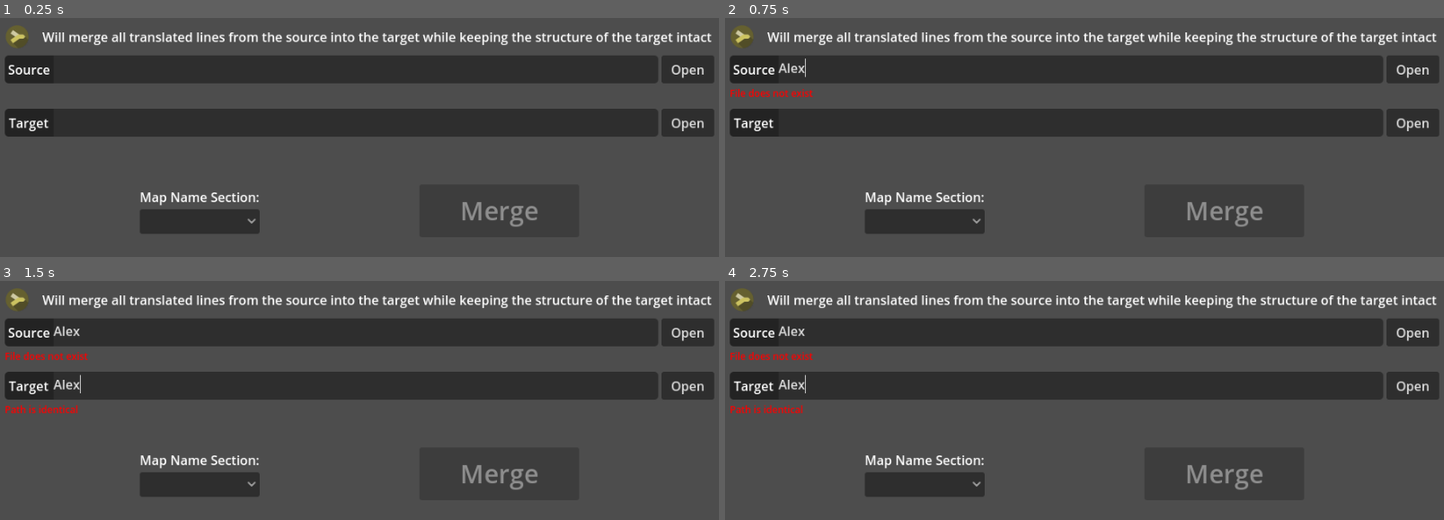
Above: before the commit, frames 1-4 (two rows, left to right).
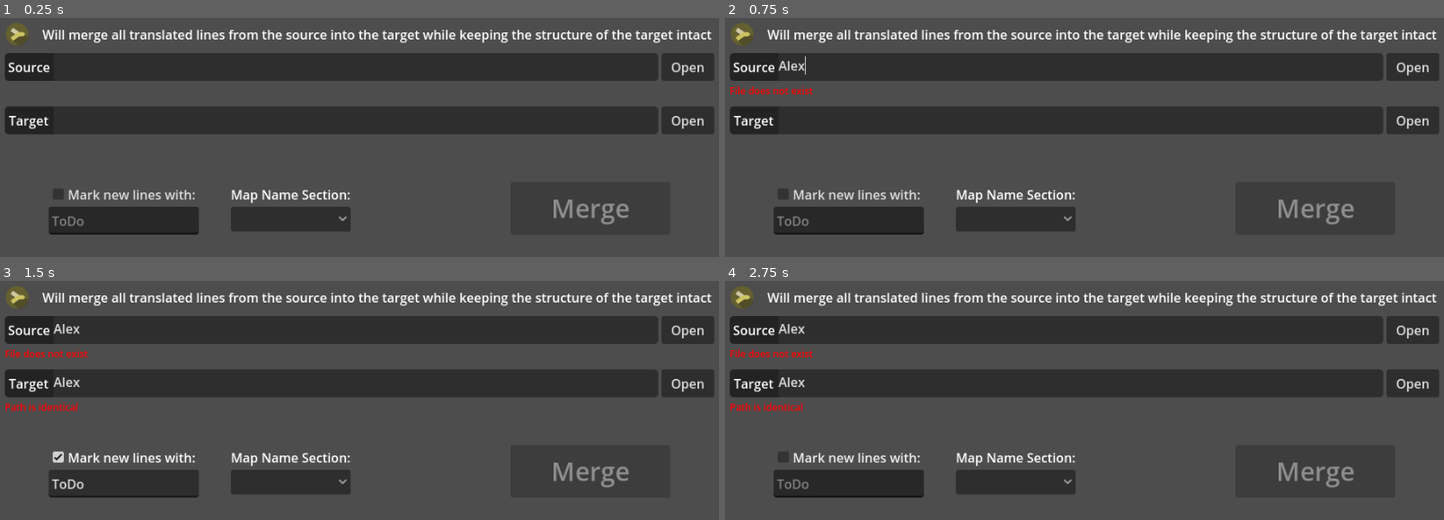
Above: after the commit, the same moments.

Repository: KoB-Kirito/Essential-Translation-Helper
Game: Godot game, scene res://program/intro.tscn
Same seed, same stepped clock (60 frames per second), same inputs: the game is played once before the commit and once after it.
Inputs (mouse positions are in pixels of both pictures, inside the frame that each line leads up to):
- Up to frame 1 (0.25 s): no input
- Up to frame 2 (0.75 s): click (1084, 70) at 0.52 s; type "Alex" at 0.6 s
- Up to frame 3 (1.5 s): click (359, 386) at 0.75 s; type "Alex" at 0.83 s; click (122, 457) at 1.25 s, where only the run after the commit has a clickable "Mark new lines with:"
- Up to frame 4 (2.75 s): click (847, 457) at 2 s, where only the run after the commit has a clickable "Mark new lines with:"

The runs differ from the first frame. In frame 1, 11% of the frame differs, in the area x 0-100%, y 2-91%; in frame 2, 11%; in frame 3, 12%; in frame 4, 12%.

Commit message:
Fix ToDos, improve ToDos, mark whole sections

Diff:
--- a/program/intro.gd
+++ b/program/intro.gd
@@ -5,11 +5,14 @@
 
 
 func _ready() -> void:
+	# reset settings to saved settings
 	Settings.load_settings()
 	%SourcePathTextEdit.text = Settings.source_path
 	handle_changed_path(%SourcePathTextEdit, %SourceInfoLabel, false)
 	%TargetPathTextEdit.text = Settings.target_path
 	handle_changed_path(%TargetPathTextEdit, %TargetInfoLabel, true)
+
+	#TODO: currently unused, make todo configurable
 	%MarkNewTextEdit.text = Settings.mark_new_lines_text
 
 	var window = get_window()
@@ -45,11 +48,11 @@
 		%TargetFileDialog.popup()
 
 
-func _on_source_native_file_dialog_file_selected(status: bool, selected_paths: PackedStringArray):
+func _on_source_native_file_dialog_file_selected(status: bool, selected_paths: PackedStringArray, _selected_filter_index: int):
 	if status:
 		_on_source_file_dialog_file_selected(selected_paths[0])
 
-func _on_target_native_file_dialog_file_selected(status: bool, selected_paths: PackedStringArray):
+func _on_target_native_file_dialog_file_selected(status: bool, selected_paths: PackedStringArray, _selected_filter_index: int):
 	if status:
 		DisplayServer.window_move_to_foreground(get_window().get_window_id())
 		_on_target_file_dialog_file_selected(selected_paths[0])
--- a/program/intro.tscn
+++ b/program/intro.tscn
@@ -170,7 +170,6 @@
 theme_override_constants/separation = 40
 
 [node name="OptionsContainer" type="VBoxContainer" parent="VBoxContainer/BottomContainer"]
-visible = false
 layout_mode = 2
 size_flags_horizontal = 4
 theme_override_constants/separation = 0
--- a/program/main.tscn
+++ b/program/main.tscn
@@ -699,6 +699,7 @@
 selecting_enabled = false
 drag_and_drop_selection_enabled = false
 caret_blink = true
+highlight_all_occurrences = true
 script = ExtResource("25_3ojfb")
 UI = NodePath("../../..")
 OtherEditor = NodePath("../SourceTextEdit")
--- a/program/singletons/data.gd
+++ b/program/singletons/data.gd
@@ -149,7 +149,7 @@
 
 
 func async_merge() -> void:
-	### Target ###
+	### Target File ###
 
 	var target: TargetData = TargetData.new(target_file_line_count)
 	var source: SourceData = SourceData.new(source_file_line_count)
@@ -214,7 +214,7 @@
 			if line.is_empty() or line.begins_with("#"):
 				# just ignore comments, they get marked later
 				# also stay at current type
-				# ToDo: allow custom commands?
+				# TODO: allow custom commands?
 				target.output += line + "\n"
 				continue
 
@@ -248,7 +248,7 @@
 					if section_is_new:
 						# look for already added translation though
 						if current_line in Data.target_lines_done or \
-								(original_line != line and original_line != remove_compiler_bugs(line) and not Settings.mark_new_lines_text in line):
+								(original_line != line and original_line != remove_compiler_bugs(line) and not contains_todo_mark(line)):
 							# line doesn't match original line and doesn't contain mark > already translated
 							target.line_icon[current_line] = Icon.TRANSLATED_LINE_FOUND
 
@@ -271,7 +271,7 @@
 
 						# check if already translated
 						if current_line in Data.target_lines_done or \
-								(original_line != line and original_line != remove_compiler_bugs(line) and not Settings.mark_new_lines_text in line):
+								(original_line != line and original_line != remove_compiler_bugs(line) and not contains_todo_mark(line)):
 							# line doesn't match original line and doesn't contain mark > already translated
 							target.line_icon[current_line] = Icon.TRANSLATED_LINE_FOUND
 
@@ -292,11 +292,6 @@
 					else:
 						# line found in source file
 						var translated_line := old_lines[pos + 1]
-						if translated_line != line and translated_line != remove_compiler_bugs(line):
-							target.line_icon[current_line] = Icon.TRANSLATED_LINE_PARSED
-
-						elif original_line != line and original_line != remove_compiler_bugs(line) and not Settings.mark_new_lines_text in line:
-							target.line_icon[current_line] = Icon.TRANSLATED_LINE_FOUND
 
 						# store where the line is in the source file
 						var source_current_line: int = source_section_data[section].line + 1 + pos + 1
@@ -317,15 +312,52 @@
 						found_positions.append(pos)
 						found_positions.append(pos + 1)
 
-						# check todo mark
-						if Settings.mark_new_lines_text in translated_line:
-							if numbered:
-								target.line_icon[current_line - 2] = Icon.ADDED_LINE
-							target.line_icon[current_line - 1] = Icon.ADDED_LINE
-							target.line_icon[current_line] = Icon.ADDED_LINE
-
-						# use translated line
-						target.output += translated_line + "\n"
+						# handle ToDo marks in souce
+						if contains_todo_mark(translated_line):
+							# source line is marked as todo
+
+							# target may be translated already
+							if original_line != line and original_line != remove_compiler_bugs(line) and not contains_todo_mark(line):
+								target.line_icon[current_line] = Icon.TRANSLATED_LINE_FOUND
+
+							else:
+								# target line is not translated yet
+								# mark as new
+								if numbered:
+									target.line_icon[current_line - 2] = Icon.ADDED_LINE
+								target.line_icon[current_line - 1] = Icon.ADDED_LINE
+								target.line_icon[current_line] = Icon.ADDED_LINE
+
+							# keep original line in both cases, filters out ToDo marks
+							target.output += line + "\n"
+							continue
+
+						# check if translated
+						if translated_line != line and translated_line != remove_compiler_bugs(line):
+							target.line_icon[current_line] = Icon.TRANSLATED_LINE_PARSED
+
+							# use translated line from source
+							target.output += translated_line + "\n"
+
+						elif original_line != line and original_line != remove_compiler_bugs(line):
+							target.line_icon[current_line] = Icon.TRANSLATED_LINE_FOUND
+
+							# keep translated line from target
+							target.output += line + "\n"
+
+						else:
+							# line is not translated in both files
+							#
+							# either doesn't need translation > intentional
+							# or was not marked as todo yet in the source file
+							#
+							# TODO: Mark those in another way in the future:
+							#       Orange? Question mark? Check = mark as Translated
+							#       (How to save translated for future diffs?=
+							#
+							# For now rely on always marking untranslated lines as todo
+							# and treating untranslated lines in both files as translated
+							target.output += line + "\n"
 
 		# after going through all lines in section
 
@@ -433,10 +465,8 @@
 		var current_section_line: int = -1
 
 		# setup type of section
-		var current_line_type: int = 0
+		var current_line_type: int = 1
 		var numbered: bool = source_section_data[section].numbered
-		if numbered:
-			current_line_type = 2
 
 		for line in source_section_lines[source_section_data[section].index]:
 				# for each line in section
@@ -453,40 +483,57 @@
 					# ToDo: allow custom commands?
 					continue
 
+				# track current line type, last type > current type
+				match current_line_type:
+					0: # original line
+						current_line_type = 1
+
+					1: # translated line
+						if numbered:
+							current_line_type = 2
+						else:
+							current_line_type = 0
+
+					2: # current_number
+						current_line_type = 0
+
 				if section_was_removed:
-					if not line.is_empty():
+					if current_line_type != 1: # translated
+						continue
+
+					if not contains_todo_mark(line):
+						if numbered:
+							source.line_icon[current_line - 2] = Icon.REMOVED_LINE
+						source.line_icon[current_line - 1] = Icon.REMOVED_LINE
 						source.line_icon[current_line] = Icon.REMOVED_LINE
 
-				elif not current_section_line in source_section_data[section].found_lines:
-					if not line.is_empty() and source.line_icon[current_line] != Icon.EDITED_LINE:
-						source.line_icon[current_line] = Icon.REMOVED_LINE
-
-						if not section in source.removed_sections and not section in source.edited_sections:
-							source.edited_sections.append(section)
-
-					# check if edited
-					if numbered:
-						match current_line_type:
-							0: # original line
-								current_line_type = 1
-
-							1: # translated line
-								current_line_type = 2
-
-							2: # current_number
-								current_line_type = 0
-
-								if source.line_icon[current_line] == Icon.REMOVED_LINE:
-									var t_line_number: int = get_number_position(int(line), target_section_lines[target_section_data[section].index])
-									if t_line_number >= 0:
-										source.line_icon[current_line] = Icon.EDITED_LINE
-										source.line_icon[current_line + 1] = Icon.EDITED_LINE
-										source.line_icon[current_line + 2] = Icon.EDITED_LINE
-
-										var g_t_line_number: int = target_section_data[section].line + 1 + t_line_number
-										target.line_icon[g_t_line_number] = Icon.EDITED_LINE
-										target.line_icon[g_t_line_number + 1] = Icon.EDITED_LINE
-										target.line_icon[g_t_line_number + 2] = Icon.EDITED_LINE
+					continue
+
+				# line was not found in target file
+				if not current_section_line in source_section_data[section].found_lines:
+					if current_line_type == 1: # translated
+
+						if source.line_icon[current_line] != Icon.EDITED_LINE and not contains_todo_mark(line):
+							if numbered:
+								# compare for edit
+								var t_line_number: int = get_number_position(int(line), target_section_lines[target_section_data[section].index])
+								if t_line_number >= 0:
+									source.line_icon[current_line - 2] = Icon.EDITED_LINE
+									source.line_icon[current_line - 1] = Icon.EDITED_LINE
+									source.line_icon[current_line] = Icon.EDITED_LINE
+
+									var g_t_line_number: int = target_section_data[section].line + 1 + t_line_number
+									target.line_icon[g_t_line_number - 2] = Icon.EDITED_LINE
+									target.line_icon[g_t_line_number - 1] = Icon.EDITED_LINE
+									target.line_icon[g_t_line_number] = Icon.EDITED_LINE
+									continue
+
+								source.line_icon[current_line - 2] = Icon.REMOVED_LINE
+							source.line_icon[current_line - 1] = Icon.REMOVED_LINE
+							source.line_icon[current_line] = Icon.REMOVED_LINE
+
+							if not section in source.removed_sections and not section in source.edited_sections:
+								source.edited_sections.append(section)
 
 		# after going through all lines
 
@@ -761,6 +808,7 @@
 	return matrix[str_1.length()][str_2.length()]
 
 
+## Formats new line with the todo mark if set
 func format_new_line(line: String, current_line: int, current_section: StringName) -> String:
 	if Settings.mark_new_lines:
 		return Settings.mark_new_lines_text.replace("{line}", str(current_line)).replace("{section}", current_section) + "\n"
@@ -842,3 +890,8 @@
 				current_line_type = LineType.INDEX
 
 	return output
+
+
+#TODO: Ensure todo mark is found if configurable
+func contains_todo_mark(txt: String) -> bool:
+	return txt.begins_with("ToDo")
--- a/program/ui/editor.gd
+++ b/program/ui/editor.gd
@@ -61,7 +61,7 @@
 
 
 func update_last_next() -> void:
-	print(name, ": Updating last/next")
+	#print_debug(name, ": Updating last/next")
 
 	# check if there are new lines before
 	last_jump_line = -1
@@ -73,6 +73,7 @@
 
 			if get_line_gutter_metadata(i, Gutter.ICON) == Icon.ADDED_LINE or \
 					get_line_gutter_metadata(i, Gutter.ICON) == Icon.EDITED_LINE or \
+					get_line_gutter_metadata(i, Gutter.ICON) == Icon.REMOVED_SECTION or \
 					get_line_gutter_metadata(i, Gutter.ICON) == Icon.REMOVED_LINE:
 				last_jump_line = i
 				break
@@ -87,6 +88,7 @@
 
 			if get_line_gutter_metadata(i, Gutter.ICON) == Icon.ADDED_LINE or \
 					get_line_gutter_metadata(i, Gutter.ICON) == Icon.EDITED_LINE or \
+					get_line_gutter_metadata(i, Gutter.ICON) == Icon.REMOVED_SECTION or \
 					get_line_gutter_metadata(i, Gutter.ICON) == Icon.REMOVED_LINE:
 				next_jump_line = i
 				break
@@ -337,6 +339,10 @@
 		return
 	done_button.disabled = true
 
+	if SIDE == Side.SOURCE and get_line_gutter_metadata(caret_current_line, Gutter.LINE_TYPE) == LineType.SECTION:
+		mark_whole_section_as_done()
+		return
+
 	var is_numbered: bool = SECTION_DATA[get_line_gutter_text(caret_current_line, Gutter.SECTION)].numbered
 	var original_line: int = caret_current_line
 	match get_line_gutter_metadata(caret_current_line, Gutter.LINE_TYPE):
@@ -374,15 +380,52 @@
 	done_button.disabled = true
 
 
+func mark_whole_section_as_done() -> void:
+	var curr_line: int = caret_current_line
+	while true:
+		set_line_icon(curr_line, Icon.NONE)
+		set_line(curr_line, "# " + get_line(curr_line))
+
+		curr_line += 1
+
+		if curr_line > get_line_count():
+			break
+		if get_line_gutter_metadata(curr_line, Gutter.LINE_TYPE) == LineType.SECTION:
+			break
+	UI.update_source_labels()
+	update_last_next()
+
+
 
 ### Mark ToDo ###
 
 func mark_todo() -> void:
 	for line in range(get_line_count()):
+		# only translation lines
 		if get_line_gutter_metadata(line, Gutter.LINE_TYPE) != LineType.TRANSLATION:
 			continue
-		if get_line_gutter_metadata(line, Gutter.ICON) == Icon.ADDED_LINE or get_line_gutter_metadata(line, Gutter.ICON) == Icon.EDITED_LINE or get_line_gutter_metadata(line, Gutter.ICON) == Icon.REMOVED_LINE:
-			set_line(line, Settings.mark_new_lines_text + " " + hex_to_str(line))
+
+		# only new lines
+		if get_line_gutter_metadata(line, Gutter.ICON) != Icon.ADDED_LINE and \
+				get_line_gutter_metadata(line, Gutter.ICON) != Icon.EDITED_LINE and \
+				get_line_gutter_metadata(line, Gutter.ICON) != Icon.REMOVED_LINE:
+			continue
+
+		var new_line: String = Settings.mark_new_lines_text + " " + Editor.hex_to_str(line)
+
+		# keep var count same
+		var original_line: String = get_line(line - 1)
+		var open_pos: int = original_line.find("{")
+		while open_pos >= 0:
+			var close_pos: int = original_line.find("}", open_pos)
+			if close_pos < 0:
+				break
+			new_line += " " + original_line.substr(open_pos, close_pos - open_pos + 1)
+			open_pos = original_line.find("{", close_pos)
+
+		#TODO: Keep file paths
+
+		set_line(line, new_line)
 
 
 static func hex_to_str(n:int) -> String:
@@ -816,6 +859,7 @@
 	# update done button
 	if get_line_gutter_metadata(caret_current_line, Gutter.ICON) == Icon.ADDED_LINE or \
 			get_line_gutter_metadata(caret_current_line, Gutter.ICON) == Icon.EDITED_LINE or \
+			get_line_gutter_metadata(caret_current_line, Gutter.ICON) == Icon.REMOVED_SECTION or \
 			get_line_gutter_metadata(caret_current_line, Gutter.ICON) == Icon.REMOVED_LINE:
 		done_button.disabled = false
 
Not shown: 1 places in program/main.tscn that only renumber resources
